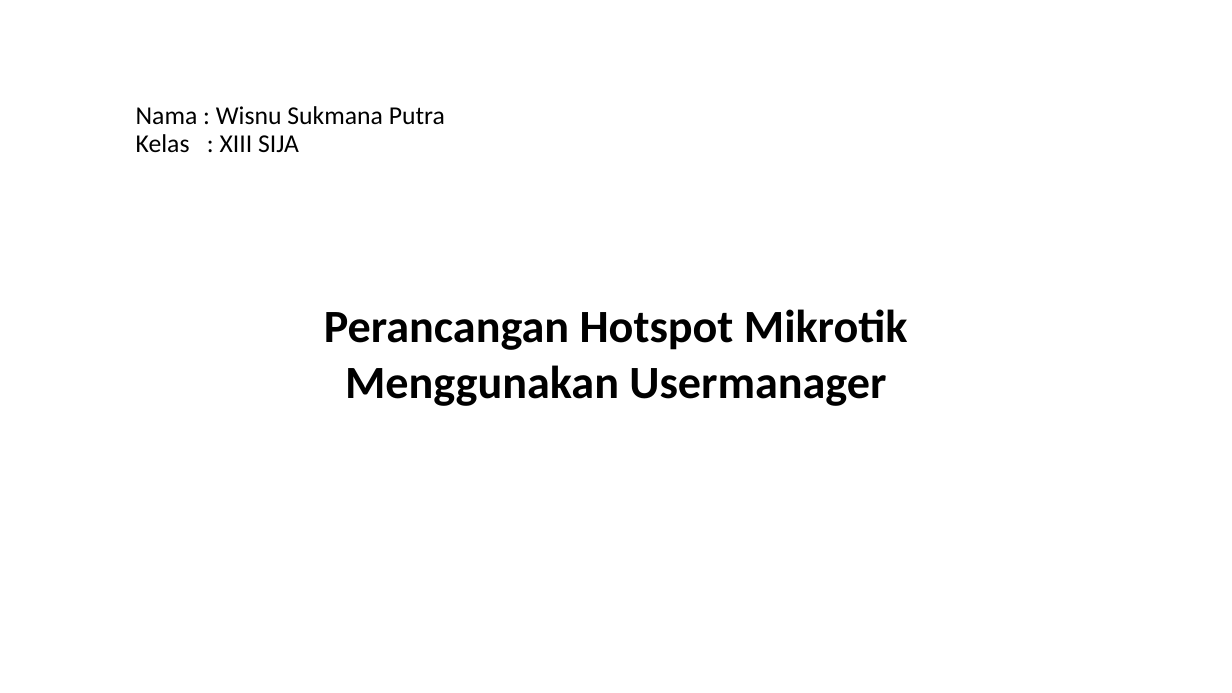
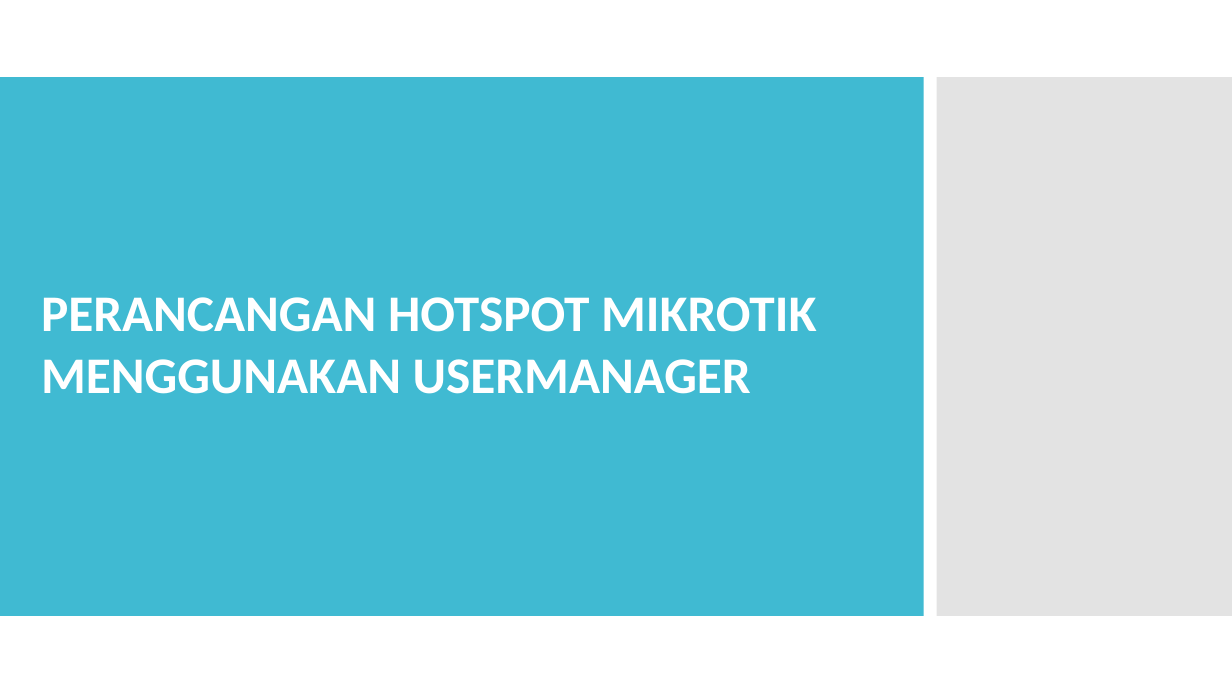
Before and after one commit to wisnushaputra/private-repo, a slide deck: slide 1 of Wisnu.pptx. Drawn at 1232x693 pixels with LibreOffice and Linux fonts; fonts in the diff are those of the drawing. Boxes give left, top, right and bottom in pixels: in the first picture for what was removed or moved away, otherwise in the second. Text is boxed around its words. In the diff, an @@ line names an element or a change of style, - is before the commit and + after.

```diff
--- a/Wisnu.pptx
+++ b/Wisnu.pptx
@@ rectangle added at [0,77,924,616], fill #40BAD2 @@
@@ rectangle added at [937,77,1232,616], fill #C8C8C8 at 50% opacity @@
@@ title removed at [136,106,445,153] @@
-Nama : Wisnu Sukmana Putra
-Kelas : XIII SIJA
@@ text at [41,297,816,394]: text changed; size 36 to 40 pt; text colour #000000 to #FFFFFF @@
-Perancangan Hotspot Mikrotik Menggunakan Usermanager
+PERANCANGAN HOTSPOT MIKROTIK MENGGUNAKAN USERMANAGER
```
Also in this commit, not shown: 4 other slides changed, 7 slides added, 1 slide removed, 1 other file.
